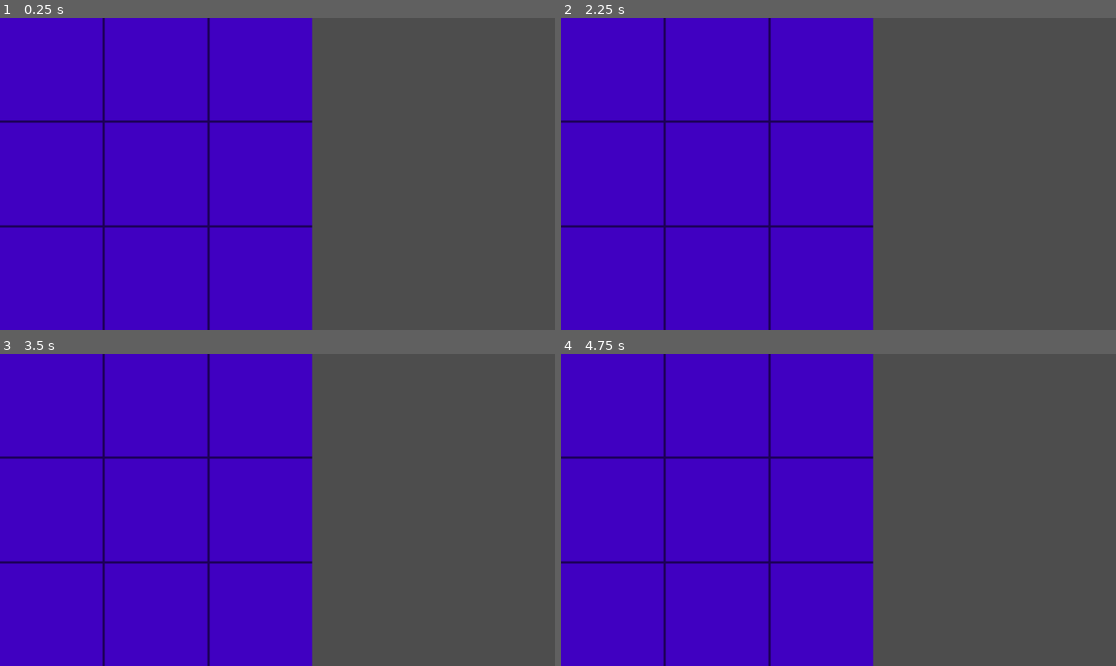
Above: before the commit, frames 1-4 (two rows, left to right).
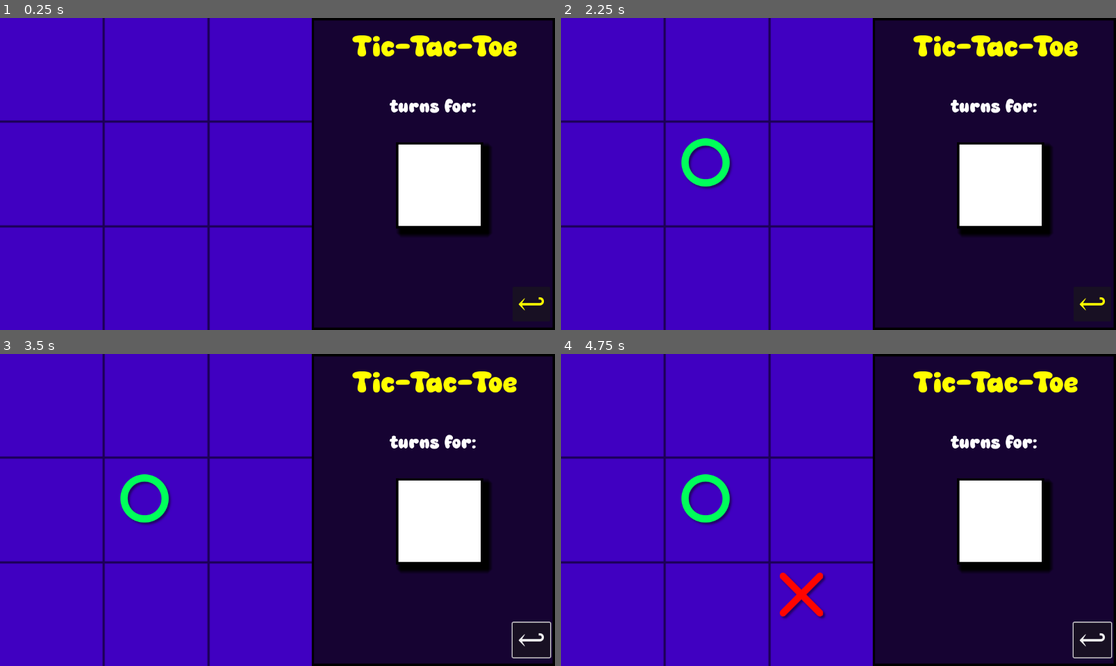
Above: after the commit, the same moments.

Repository: speed987185/Mini-Game-Hub
Game: Godot game, scene res://scenes/tic_tac_toe.tscn
Two runs of this game, one before a commit and one after it. Both use one fixed random seed, a clock stepped at 60 frames per second and the inputs below. This scene is started directly instead of the project's main scene.
Inputs (mouse positions are in pixels of both pictures, inside the frame that each line leads up to):
- Up to frame 1 (0.25 s): no input
- Up to frame 2 (2.25 s): click (1093, 305) at 0.5 s, where only the run after the commit has a clickable "↩"; tap Enter at 1.25 s; move the mouse to (960, 158) at 1.27 s; hold Right 1.28-2.03 s; tap Space (flap) at 1.35, 1.52, 1.82, 2 s; click (960, 158) at 1.42 s; move the mouse to (727, 189) at 2.02 s; hold Down from 2.03 s (still down); tap Alt at 2.1 s; click (727, 189) at 2.17 s
- Up to frame 3 (3.5 s): tap Space (flap) at 2.27, 2.3, 2.57, 3.05 s; tap Enter at 2.75 s; move the mouse to (333, 441) at 2.77 s; release Down at 2.78 s; hold Right from 2.78 s (still down); tap Shift at 2.85 s; click (333, 441) at 2.92 s
- Up to frame 4 (4.75 s): tap Space (flap) at 3.5, 3.6, 3.77, 4.07, 4.52, 4.55 s; move the mouse to (810, 572) at 3.52 s; release Right at 3.53 s; hold Up 3.53-4.28 s; click (810, 572) at 3.67 s; tap Enter at 4.25 s; move the mouse to (1005, 556) at 4.27 s; hold Left from 4.28 s (still down); tap Alt at 4.35 s; click (1005, 556) at 4.42 s

The runs differ from the first frame. In frame 1, 44% of the frame differs, in the area x 56-100%, y 0-100%; in frame 2, 45%; in frame 3, 45%; in frame 4, 45%, in the area x 21-100%, y 0-100%.

Commit message:
made tic tac toe polished now i have to add logic to it

Diff:
--- a/scenes/flappy_world.tscn
+++ b/scenes/flappy_world.tscn
@@ -1,6 +1,8 @@
 [gd_scene format=3 uid="uid://dtdnwywkckhqx"]
 
 [ext_resource type="Script" uid="uid://bm274xklrd7n1" path="res://scripts/flappy_bird.gd" id="1_b1j26"]
+[ext_resource type="Script" uid="uid://b5tpude5b2t8b" path="res://scripts/flappy_world.gd" id="1_quv2h"]
+[ext_resource type="PackedScene" uid="uid://bnyayn2xy7jtl" path="res://scenes/fade_transitions.tscn" id="2_1d2dl"]
 [ext_resource type="Texture2D" uid="uid://b1ujyqg75nwk7" path="res://assets/flappy/bird.png" id="2_54nvg"]
 [ext_resource type="Texture2D" uid="uid://c6fi13kmvldpn" path="res://extras/288x288 textures (3).png" id="3_54nvg"]
 [ext_resource type="PackedScene" uid="uid://ct3i7ilcuq34s" path="res://scenes/flappy_wallnode.tscn" id="3_cbp1d"]
@@ -19,6 +21,9 @@
 distance = -488.0
 
 [node name="flappy_world" type="Node2D" unique_id=2146478654]
+script = ExtResource("1_quv2h")
+
+[node name="Fade_transitions" parent="." unique_id=182935378 instance=ExtResource("2_1d2dl")]
 
 [node name="CanvasLayer" type="CanvasLayer" parent="." unique_id=181740645]
 follow_viewport_enabled = true
@@ -96,6 +101,9 @@
 [node name="CollisionShape2D" type="CollisionShape2D" parent="KillZone" unique_id=492494983]
 shape = SubResource("WorldBoundaryShape2D_quv2h")
 
+[node name="Timer" type="Timer" parent="." unique_id=911273134]
+
 [connection signal="area_entered" from="PlayerNode/Bird/Detect" to="PlayerNode/Bird" method="_on_detect_area_entered"]
 [connection signal="body_entered" from="PlayerNode/Bird/Detect" to="PlayerNode/Bird" method="_on_detect_body_entered"]
 [connection signal="body_entered" from="PlayerNode/Bird/Resetter" to="PlayerNode/Bird" method="_on_resetter_body_entered"]
+[connection signal="timeout" from="Timer" to="." method="_on_timer_timeout"]
--- a/scenes/games.tscn
+++ b/scenes/games.tscn
@@ -65,7 +65,7 @@
 theme_override_styles/normal = SubResource("StyleBoxFlat_idr2f")
 text = "Snakey"
 
-[node name="Game3" type="Button" parent="." unique_id=1361311112]
+[node name="flappy" type="Button" parent="." unique_id=1361311112]
 offset_left = 821.0
 offset_top = 259.0
 offset_right = 941.0
@@ -81,4 +81,6 @@
 [node name="Fade_timer" type="Timer" parent="Fade_transitions2" unique_id=1218787091]
 
 [connection signal="pressed" from="Back" to="." method="_on_back_pressed"]
+[connection signal="pressed" from="flappy" to="." method="_on_game_3_pressed"]
+[connection signal="pressed" from="flappy" to="." method="_on_flappy_pressed"]
 [connection signal="timeout" from="Fade_transitions2/Fade_timer" to="." method="_on_fade_timer_timeout"]
--- a/scenes/tic_tac_toe.tscn
+++ b/scenes/tic_tac_toe.tscn
@@ -2,10 +2,77 @@
 
 [ext_resource type="Script" uid="uid://dvotav0xwht2d" path="res://scripts/tic_tac_toe.gd" id="1_etyx0"]
 [ext_resource type="PackedScene" uid="uid://b3uf0ll2txjm3" path="res://scenes/tictac_board.tscn" id="2_8h2lu"]
+[ext_resource type="PackedScene" uid="uid://cyuwqrcssdayw" path="res://scenes/tictac_circle.tscn" id="2_oa36e"]
+[ext_resource type="PackedScene" uid="uid://b7d16ilnct5g8" path="res://scenes/tictac_cross.tscn" id="3_oa36e"]
+
+[sub_resource type="StyleBoxFlat" id="StyleBoxFlat_oa36e"]
+bg_color = Color(0.08627451, 0.011764706, 0.19607843, 1)
+border_width_left = 5
+border_width_top = 5
+border_width_right = 5
+border_width_bottom = 5
+border_color = Color(0, 0, 0, 1)
+
+[sub_resource type="StyleBoxFlat" id="StyleBoxFlat_bfk5e"]
+bg_color = Color(1, 1, 1, 1)
+border_width_left = 5
+border_width_top = 5
+border_width_right = 5
+border_width_bottom = 5
+border_color = Color(0, 0, 0, 1)
+shadow_color = Color(0, 0, 0, 1)
+shadow_size = 10
+shadow_offset = Vector2(10, 10)
 
 [node name="Tic_Tac_Toe" type="Node" unique_id=1566595643]
 script = ExtResource("1_etyx0")
+circle_scene = ExtResource("2_oa36e")
+cross_scene = ExtResource("3_oa36e")
 
 [node name="Board" parent="." unique_id=134556182 instance=ExtResource("2_8h2lu")]
 position = Vector2(324, 324)
 scale = Vector2(1.08, 1.08)
+
+[node name="SideInfo" type="Panel" parent="." unique_id=936816481]
+custom_minimum_size = Vector2(300, 600)
+anchors_preset = 11
+anchor_left = 1.0
+anchor_right = 1.0
+anchor_bottom = 1.0
+offset_left = -505.0
+grow_horizontal = 0
+grow_vertical = 2
+theme_override_styles/panel = SubResource("StyleBoxFlat_oa36e")
+
+[node name="Title" type="Label" parent="." unique_id=495388028]
+offset_left = 732.0
+offset_top = 27.0
+offset_right = 1074.0
+offset_bottom = 132.0
+theme_override_colors/font_color = Color(1, 1, 0, 1)
+theme_override_font_sizes/font_size = 64
+text = "Tic-Tac-Toe"
+
+[node name="PlayerLabel" type="Label" parent="." unique_id=925465312]
+offset_left = 809.0
+offset_top = 163.0
+offset_right = 990.0
+offset_bottom = 214.0
+theme_override_font_sizes/font_size = 40
+text = "turns for:"
+
+[node name="back" type="Button" parent="." unique_id=2093738096]
+offset_left = 1064.0
+offset_top = 558.0
+offset_right = 1142.0
+offset_bottom = 630.0
+theme_override_colors/font_color = Color(1, 1, 0, 1)
+theme_override_font_sizes/font_size = 60
+text = "↩"
+
+[node name="turns" type="Panel" parent="." unique_id=166960620]
+offset_left = 822.0
+offset_top = 258.0
+offset_right = 1003.0
+offset_bottom = 437.0
+theme_override_styles/panel = SubResource("StyleBoxFlat_bfk5e")
--- /dev/null
+++ b/scripts/flappy_world.gd
@@ -0,0 +1,15 @@
+extends Node2D
+
+
+# Called when the node enters the scene tree for the first time.
+func _ready() -> void:
+	$Fade_transitions2/AnimationPlayer.play("fade_out")
+
+
+# Called every frame. 'delta' is the elapsed time since the previous frame.
+func _process(delta: float) -> void:
+	pass
+
+
+func _on_timer_timeout() -> void:
+	pass
--- a/scripts/games.gd
+++ b/scripts/games.gd
@@ -12,8 +12,16 @@
 	$Fade_transitions2/Fade_timer.start()
 	$Fade_transitions2/AnimationPlayer.play("fade_in")
 
+func _on_flappy_pressed() -> void:
+	button_type = "flappy"
+	$Fade_transitions2.show()
+	$Fade_transitions2/Fade_timer.start()
+	$Fade_transitions2/AnimationPlayer.play("fade_in")
+
 
 
 func _on_fade_timer_timeout() -> void:
 	if button_type == "back":
 		get_tree().change_scene_to_file("res://scenes/main_menu.tscn")
+	if button_type == "flappy":
+		get_tree().change_scene_to_file("res://scenes/flappy_world.tscn")
--- a/scripts/tic_tac_toe.gd
+++ b/scripts/tic_tac_toe.gd
@@ -1,5 +1,10 @@
 extends Node
 
+@export var circle_scene : PackedScene
+@export var cross_scene : PackedScene
+
+var player : int
+var grid_data : Array
 var grid_pos : Vector2i
 var board_size : int
 var cell_size: int
@@ -10,9 +15,7 @@
 	DisplayServer.window_set_size(Vector2i(900, 600))
 	board_size = $Board.texture.get_width()
 	cell_size = board_size / 3
-
-
-
+	new_game()
 
 func _process(delta: float) -> void:
 	pass
@@ -22,4 +25,27 @@
 		if event.button_index == MOUSE_BUTTON_LEFT and event.pressed:
 			if event.position.x < board_size:
 				grid_pos = Vector2i(event.position / cell_size)
-				print(grid_pos)
+				if grid_data[grid_pos.y][grid_pos.x]  == 0:
+					grid_data[grid_pos.y][grid_pos.x] = player
+					create_marker(player, grid_pos * cell_size + Vector2i(cell_size/ 2 , cell_size/2))
+
+					player *= -1
+					print(grid_data)
+
+func new_game():
+	player = 1
+	grid_data = [
+		[0,0,0],
+		[0,0,0],
+		[0,0,0]
+		]
+
+func create_marker(player, position):
+	if player == 1:
+		var circle = circle_scene.instantiate()
+		circle.position = position
+		add_child(circle)
+	else:
+		var cross = cross_scene.instantiate()
+		cross.position = position
+		add_child(cross)
Not shown, added: scripts/flappy_world.gd.uid
